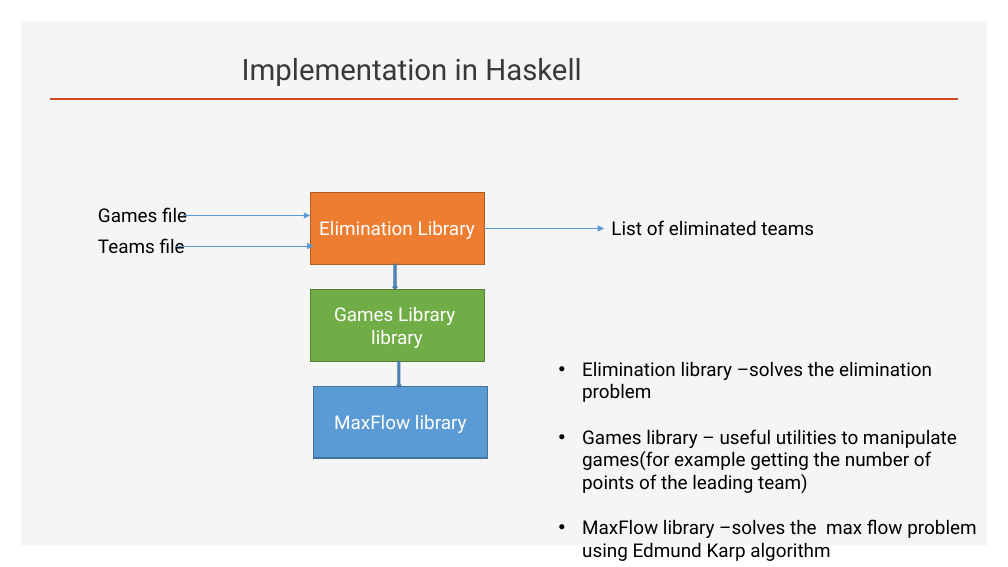
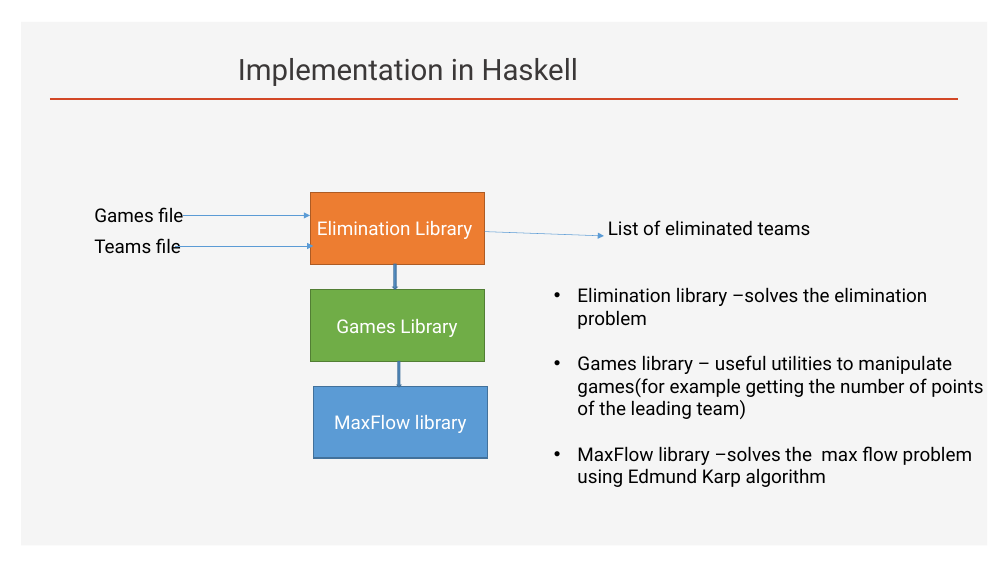
Before and after one commit to Pomona-College-CS181-SP2020/NBAelimination, a slide deck: slide 9 of Basketball-Elimination_problem.pptx. Drawn at 1008x567 pixels with LibreOffice and Linux fonts; fonts in the diff are those of the drawing. Boxes give left, top, right and bottom in pixels: in the first picture for what was removed or moved away, otherwise in the second. Text is boxed around its words. In the diff, an @@ line names an element or a change of style, - is before the commit and + after.

```diff
--- a/Basketball-Elimination_problem.pptx
+++ b/Basketball-Elimination_problem.pptx
@@ text "Elimination Library": place and size @@
-text "Elimination Library" at bbox=[310, 193, 484, 265]
+text "Elimination Library" at bbox=[317, 221, 472, 239]
@@ text "Elimination Library" at bbox=[317, 221, 472, 239]: fill #ED7D31 to none; outline #AF5C24 1 pt to none @@
@@ rectangle added at bbox=[310, 193, 484, 265], fill #ED7D31, outline #AD5B24 1 pt @@
@@ 2 texts, 1 title: place and size @@
-2 texts, 1 title at bbox=[98, 58, 582, 253]
+2 texts, 1 title at bbox=[94, 58, 579, 253]
@@ arrow removed from (484, 228) to (604, 228) @@
@@ freeform shape added at bbox=[485, 231, 604, 236], outline #5B9BD5 0.5 pt @@
@@ rectangle added at bbox=[310, 290, 484, 361], fill #70AD47, outline #527E34 1 pt @@
@@ text "Elimination library –solves the elimination ..." rewrapped from bbox=[582, 361, 976, 561] to bbox=[577, 287, 983, 487] @@
@@ text "Games Library": place and size @@
-text "Games Library" at bbox=[310, 290, 484, 361]
+text "Games Library" at bbox=[336, 319, 457, 337]
@@ text "Games Library" at bbox=[336, 319, 457, 337]: fill #70AD47 to none; outline #538035 1 pt to none @@
@@ text at bbox=[336, 319, 457, 337]: text changed @@
-Games Library library
+Games Library
```
Also in this commit, not shown: 11 other slides changed.
